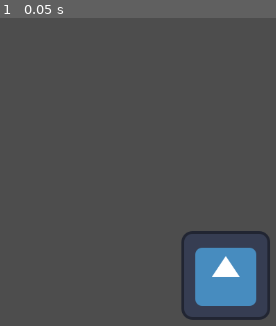
Above: before the commit, frame 1.
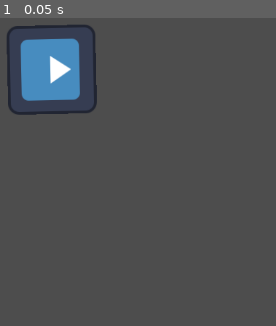
Above: after the commit, the same moment.

Repository: Artindi/Server-Wide-Game-Jam-1
Game: Godot game, scene res://temp_test.tscn
The game is run twice, just before and just after one commit, with the same random seed, the same clock (stepped at 60 frames per second) and the same inputs. The project has no main scene, so this scene is started directly. The engine's default icon, where the game draws it, is replaced by a stand-in: a white triangle on a blue panel in a dark square.
Inputs:
- Up to frame 1 (0.05 s): no input

The runs differ from the first frame. In frame 1, 11% of the frame differs, in the area x 2-98%, y 2-99%.

Commit message:
Turned the icon

Diff:
--- a/temp_test.tscn
+++ b/temp_test.tscn
@@ -5,5 +5,6 @@
 [node name="tempTest" type="Node2D"]
 
 [node name="Icon" type="Sprite2D" parent="."]
-position = Vector2(500, 500)
+position = Vector2(249, 203)
+rotation = 1.54904
 texture = ExtResource("1_ecova")
